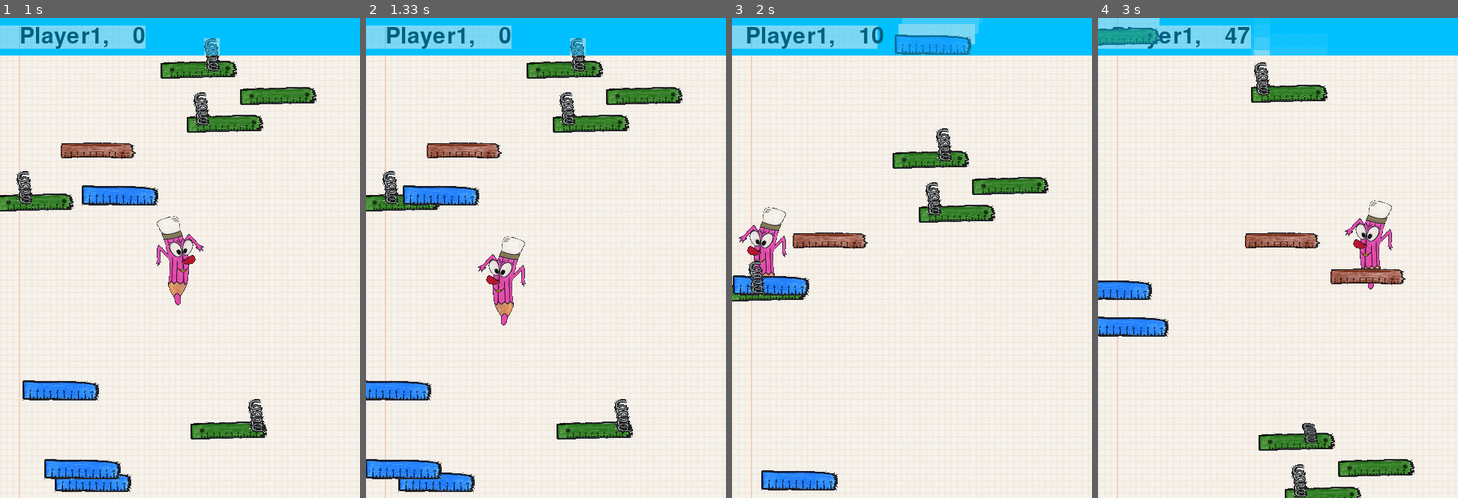
Above: before the commit, frames 1-4 (left to right).
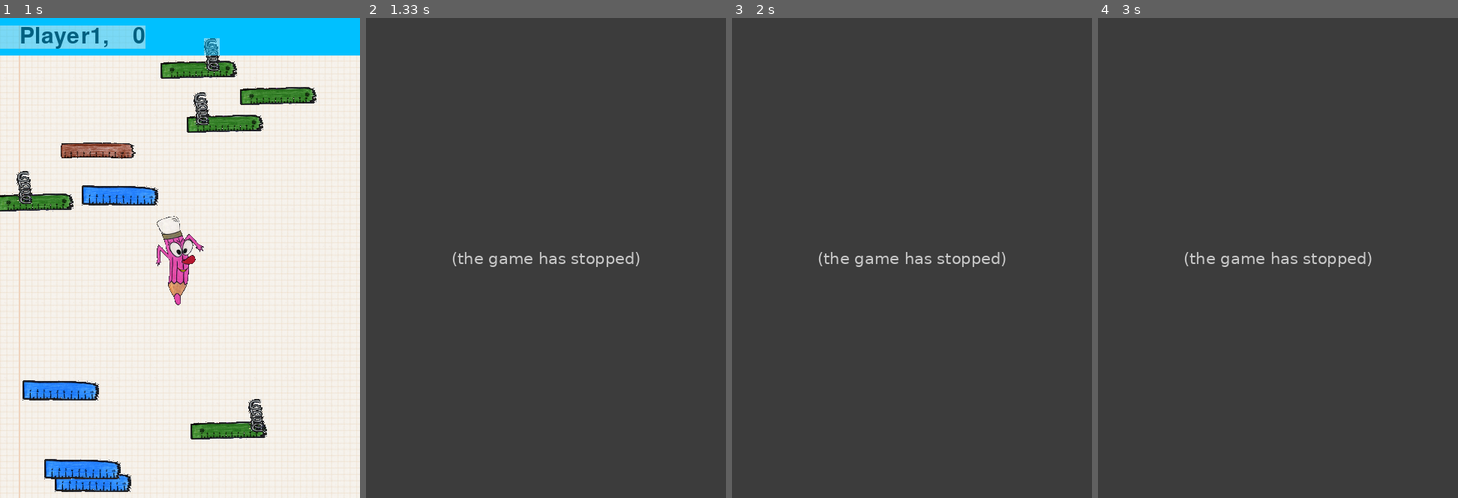
Above: after the commit, the same moments.

Repository: SageScroll18144/NintendoWii-Control
Game: pygame game, started from apps/src/emulator_apps-1.1.0/src/doodle_app/main.py
Two runs of this game, one before a commit and one after it. Both use one fixed random seed, a clock stepped at 60 frames per second and the inputs below.
Inputs (mouse positions are in pixels of both pictures, inside the frame that each line leads up to):
- Up to frame 1 (1 s): press the mouse at (180, 166) at 0.37 s; move the mouse to (201, 147) at 0.47 s; release the mouse at (223, 128) at 0.6 s; click (180, 166) at 0.72 s
- Up to frame 2 (1.33 s): hold Left from 1.23 s (still down); move the mouse to (524, 238) at 1.27 s
- Up to frame 3 (2 s): release Left at 1.77 s; hold Left from 1.8 s (still down)
- Up to frame 4 (3 s): release Left at 2.2 s; hold Right 2.23-2.87 s; hold Left from 2.9 s (still down)

Frame 1 is identical in both runs. In frame 2, 99% of the frame differs, in the area x 0-100%, y 0-100%; in frame 3, 99%; in frame 4, 99%.
After the commit the program exited at 1.23 s; later frames show no game.

Commit message:
FIX: Exit doodle  for back to menu

Diff:
--- a/apps/src/emulator_apps-1.1.0/src/doodle_app/locations.py
+++ b/apps/src/emulator_apps-1.1.0/src/doodle_app/locations.py
@@ -71,7 +71,8 @@
                 if name:
                     self.parent.location = GameLocation(self.parent, name)
             elif self.exitbtn.rect.collidepoint(pygame.mouse.get_pos()):
-                pygame.quit()
+                return False
+        return True
 
     def showInput(self):
         self.input_surf = Rectangle(300, 100, (0,191,255,200))
--- a/apps/src/emulator_apps-1.1.0/src/doodle_app/main.py
+++ b/apps/src/emulator_apps-1.1.0/src/doodle_app/main.py
@@ -21,17 +21,19 @@
         pygame.display.set_caption('Doodle jump')
     def event(self, event):
         if event.type == QUIT:
-            pygame.quit()
+            return False
         elif event.type == KEYUP:
             if event.key == K_ESCAPE:
                 if isinstance(self.location, GameLocation):
                     self.location = StartLocation(self)
                 elif isinstance(self.location, StartLocation):
-                    pygame.quit()
+                    return False
+        return True
 
 
 # main function
 def run_doodle():
+    running = True
     game = Game()
 
     start_location = StartLocation(game)
@@ -40,16 +42,15 @@
     #game.location = GameLocation(game,'Т0стер')
 
     clock = pygame.time.Clock()
-    while 1:
+    while running:
         clock.tick(fps)
         game.location.draw()
         pygame.display.flip()
         event = []
         for event_ in pygame.event.get():
             event = event_
-            game.location.event(event)
-            game.event(event)
-
-
+            exit1 = game.location.event(event)
+            exit2 = game.event(event)
+            running = exit1 and exit2
 if __name__ == "__main__":
     run_doodle()
